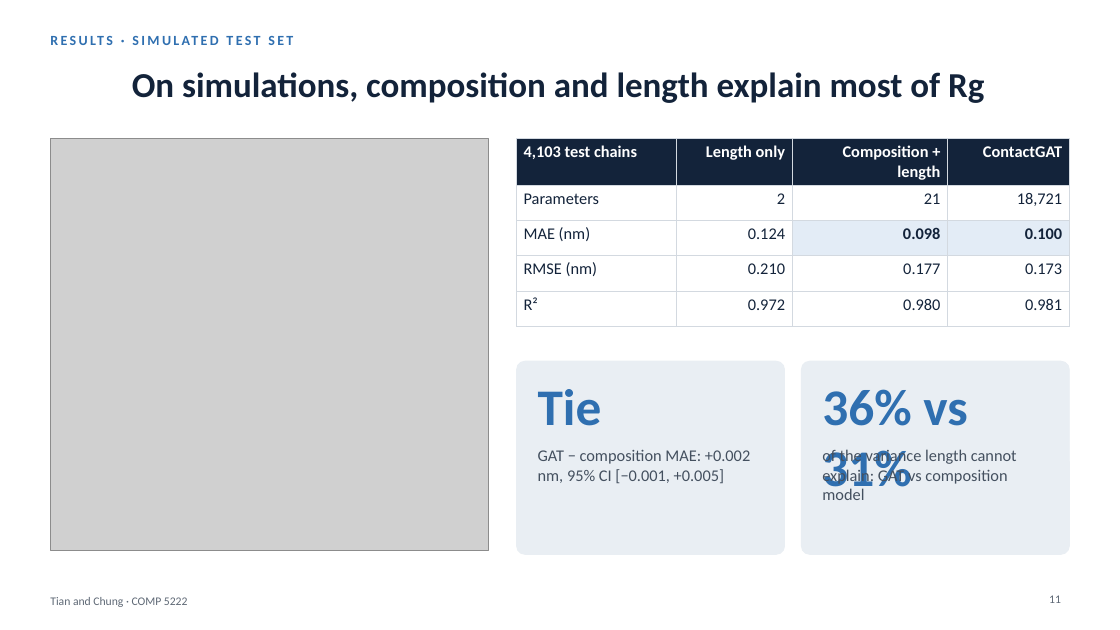
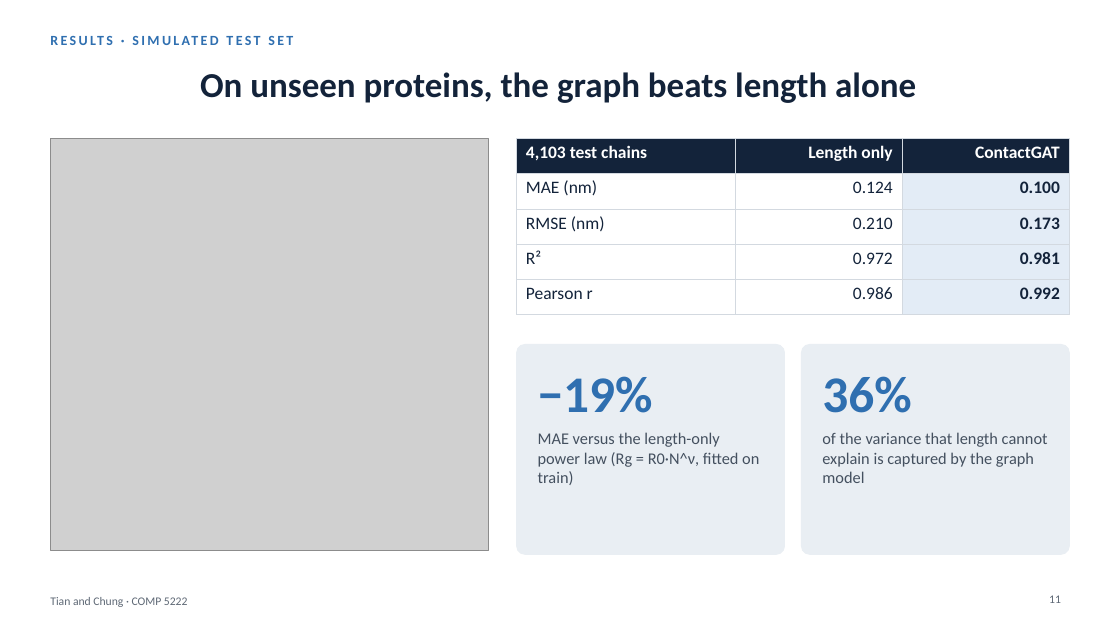
Before and after one commit to Andychung1229/claudev2, a slide deck: slide 11 of comp5222-presentation/ContactGAT_talk.pptx. Drawn at 1120x630 pixels with LibreOffice and Linux fonts; fonts in the diff are those of the drawing; grey boxes stand for pictures. Boxes give left, top, right and bottom in pixels: in the first picture for what was removed or moved away, otherwise in the second. Text is boxed around its words. In the diff, an @@ line names an element or a change of style, - is before the commit and + after.

```diff
--- a/comp5222-presentation/ContactGAT_talk.pptx
+++ b/comp5222-presentation/ContactGAT_talk.pptx
@@ title at [200,72,916,103]: text changed @@
-On simulations, composition and length explain most of Rg
+On unseen proteins, the graph beats length alone
@@ table at [517,139,1070,315] @@
-column 1: 4,103 test chains | Parameters | MAE (nm) | RMSE (nm) | R²
-column 2: Length only | 2 | 0.124 | 0.210 | 0.972
-column 3: Composition + length | 21 | 0.098 | 0.177 | 0.980
-column 4: ContactGAT | 18,721 | 0.100 | 0.173 | 0.981
+column 1: 4,103 test chains | MAE (nm) | RMSE (nm) | R² | Pearson r
+column 2: Length only | 0.124 | 0.210 | 0.972 | 0.986
+column 3: ContactGAT | 0.100 | 0.173 | 0.981 | 0.992
@@ rounded rectangle: place and size @@
-rounded rectangle at [517,361,785,555]
+rounded rectangle at [517,344,785,555]
@@ rounded rectangle at [517,344,785,555]: proportions changed @@
@@ rounded rectangle at [802,344,1070,555]: proportions changed @@
@@ rounded rectangle: place and size @@
-rounded rectangle at [802,361,1070,555]
+rounded rectangle at [802,344,1070,555]
@@ text at [538,376,653,413]: text changed @@
-Tie
+−19%
@@ text at [822,376,911,413]: text changed @@
-36% vs 31%
+36%
@@ text at [538,432,759,485]: text changed @@
-GAT − composition MAE: +0.002 nm, 95% CI [−0.001, +0.005]
+MAE versus the length-only power law (Rg = R0·N^ν, fitted on train)
@@ text at [822,432,1048,483]: text changed @@
-of the variance length cannot explain: GAT vs composition model
+of the variance that length cannot explain is captured by the graph model
```
Also in this commit, not shown: 4 other slides changed, 3 slides added, 3 slides removed.
